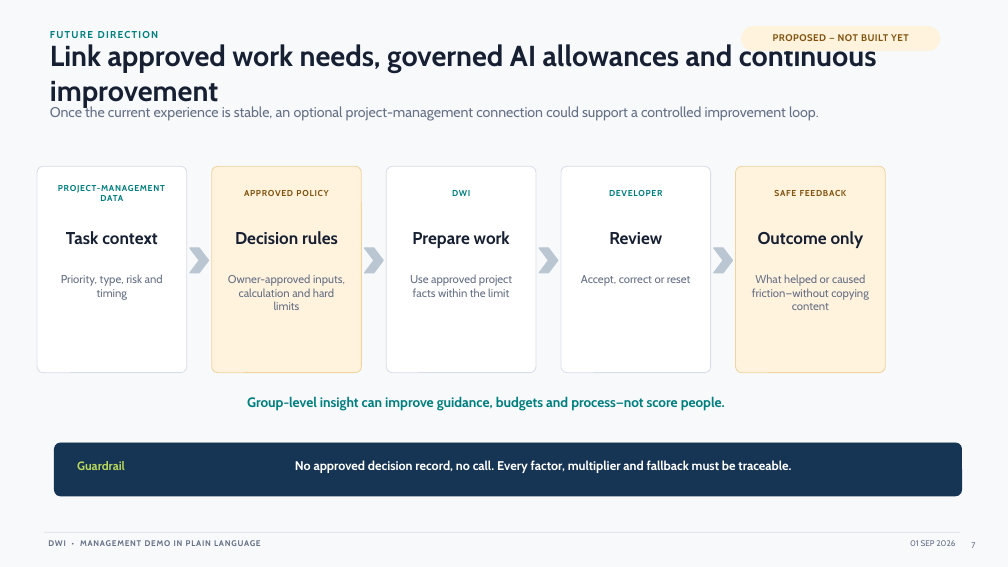
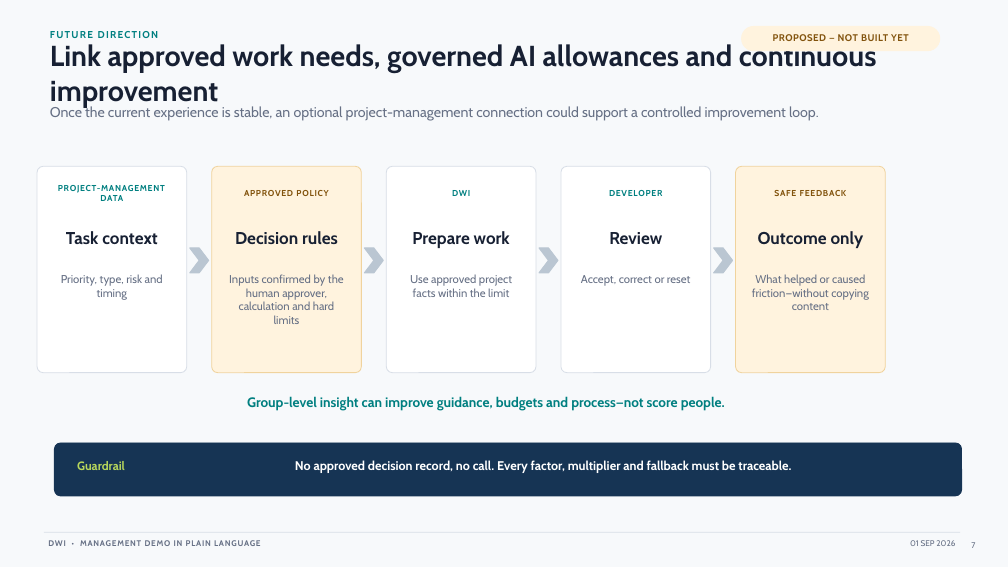
Before and after one commit to vinodsalina-cpu/dwi, a slide deck: slide 7 of tentativedemodocs/DWI-Prompt-Optimizer-Management-Demo.pptx. Drawn at 1008x567 pixels with LibreOffice and Linux fonts; fonts in the diff are those of the drawing. Boxes give left, top, right and bottom in pixels: in the first picture for what was removed or moved away, otherwise in the second. Text is boxed around its words. In the diff, an @@ line names an element or a change of style, - is before the commit and + after.

```diff
--- a/tentativedemodocs/DWI-Prompt-Optimizer-Management-Demo.pptx
+++ b/tentativedemodocs/DWI-Prompt-Optimizer-Management-Demo.pptx
@@ text at [229, 274, 344, 324]: text changed @@
-Owner-approved inputs, calculation and hard limits
+Inputs confirmed by the human approver, calculation and hard limits
```
Also in this commit, not shown: 1 other slide changed, 6 other files.
